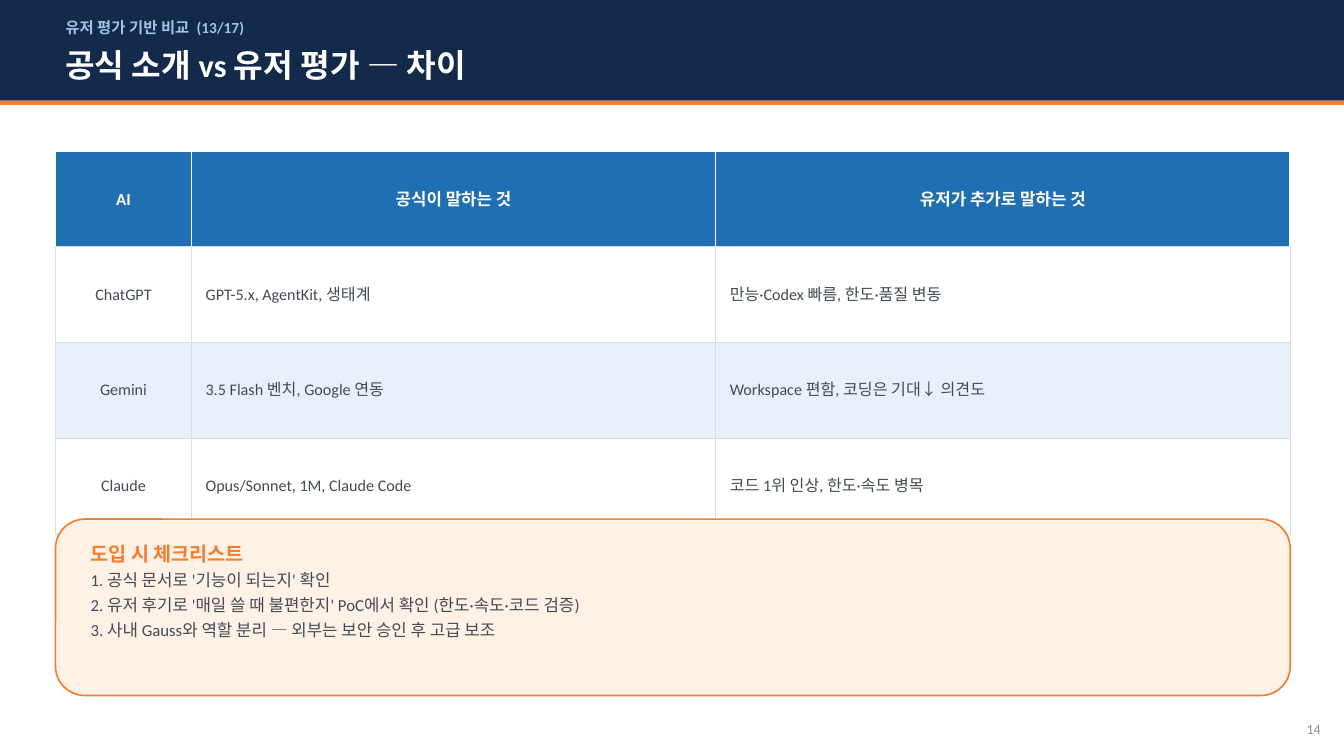
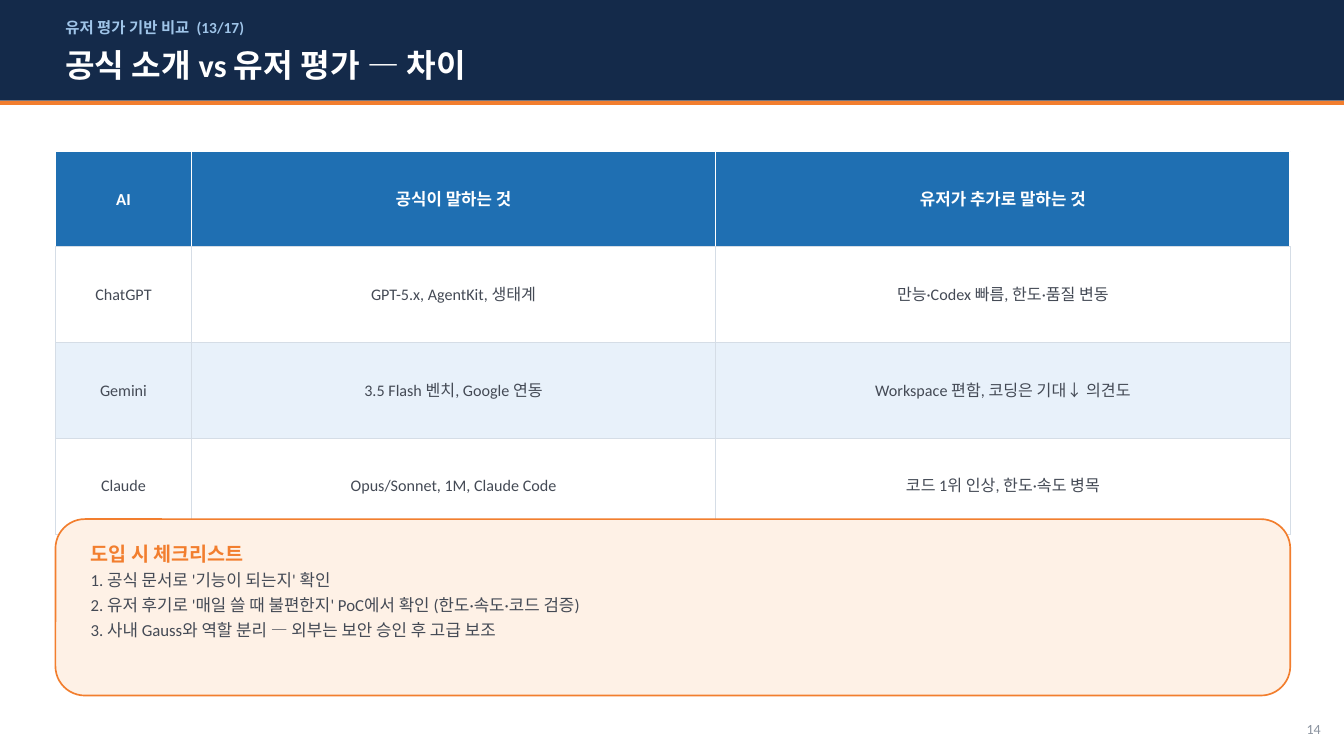
Before and after one commit to whaleonbush/poc, a slide deck: slide 14 of 외부AI_3종_비교조사.pptx. Drawn at 1344x756 pixels with LibreOffice and Linux fonts; fonts in the diff are those of the drawing. Boxes give left, top, right and bottom in pixels: in the first picture for what was removed or moved away, otherwise in the second. Text is boxed around its words. In the diff, an @@ line names an element or a change of style, - is before the commit and + after.

```diff
--- a/외부AI_3종_비교조사.pptx
+++ b/외부AI_3종_비교조사.pptx
@@ alignment left to centre; line spacing 0.92 to 0.95 in 6 elements at (371,286,536,303), (897,286,1109,302), (364,382,543,399), (875,382,1131,399), (351,480,557,494), (906,477,1100,493) @@
```
Also in this commit, not shown: 8 other slides changed, 2 other files.
